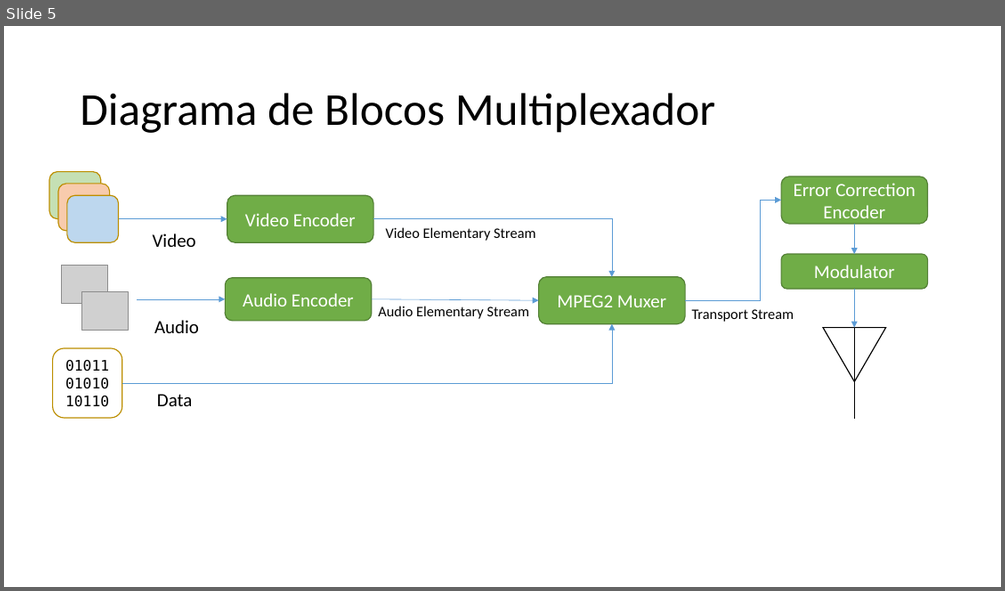
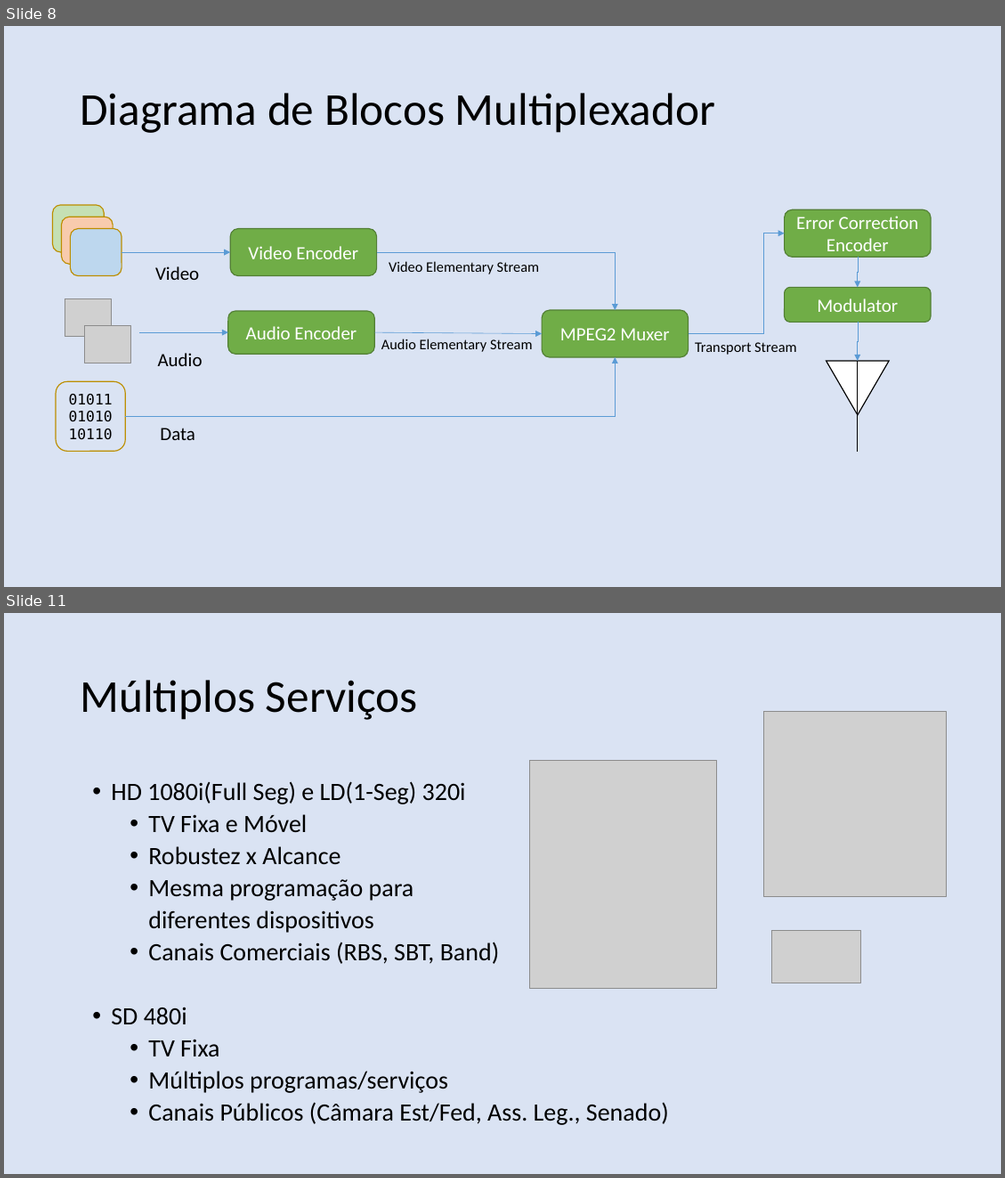
Before and after one commit to nasall2/TCC, a slide deck: relatorio/abntex2-modelos-1.9.2/figuras/apresentacao.pptx. Shown one above the other, each under a label of ours: slide 5 before the commit, slides 8 and 11 after it; the slides between them are not shown. The pictures are 1005x591 and 1005x1178 pixels, drawn with LibreOffice and Linux fonts; fonts in the diff are those of the drawing; grey boxes stand for pictures. Boxes give left, top, right and bottom in pixels: in the first picture for what was removed or moved away, otherwise in the second. Text is boxed around its words. In the diff, an @@ line names an element or a change of style, - is before the commit and + after.

```diff
--- a/relatorio/abntex2-modelos-1.9.2/figuras/apresentacao.pptx
+++ b/relatorio/abntex2-modelos-1.9.2/figuras/apresentacao.pptx
@@ slide 11 added at (4,613,1001,1174), background #DAE3F3 @@
@@ text added at (80,680,418,720), 44 pt, text #000000 @@
+Múltiplos Serviços
@@ picture added at (764,712,947,896) @@
@@ picture added at (530,761,717,989) @@
@@ text added at (111,781,669,1125), 24 pt, text #000000 @@
+• HD 1080i(Full Seg) e LD(1-Seg) 320i
+  • TV Fixa e Móvel
+  • Robustez x Alcance
+  • Mesma programação para
+  diferentes dispositivos
+  • Canais Comerciais (RBS, SBT, Band)
+• SD 480i
+  • TV Fixa
+  • Múltiplos programas/serviços
+  • Canais Públicos (Câmara Est/Fed, Ass. Leg., Senado)
@@ picture added at (772,930,861,982) @@
@@ what was slide 5 is now slide 8 @@
@@ slide 8 changed as well @@
@@ background #FFFFFF to #DAE3F3 @@
@@ 4 rounded rectangles, 3 texts, 3 elbow arrows: place and size @@
-4 rounded rectangles, 3 texts, 3 elbow arrows at (67,176,928,406)
+4 rounded rectangles, 3 texts, 3 elbow arrows at (71,210,931,440)
@@ 5 rounded rectangles, 3 texts, 3 arrows, 2 pictures, 2 elbow arrows, 1 triangle, 1 line: place and size @@
-5 rounded rectangles, 3 texts, 3 arrows, 2 pictures, 2 elbow arrows, 1 triangle, 1 line at (49,172,928,418)
+5 rounded rectangles, 3 texts, 3 arrows, 2 pictures, 2 elbow arrows, 1 triangle, 1 line at (53,205,931,451)
```
Also in this commit, not shown: 6 other slides changed, 7 other slides added, 2 slides removed, 4 other files.
